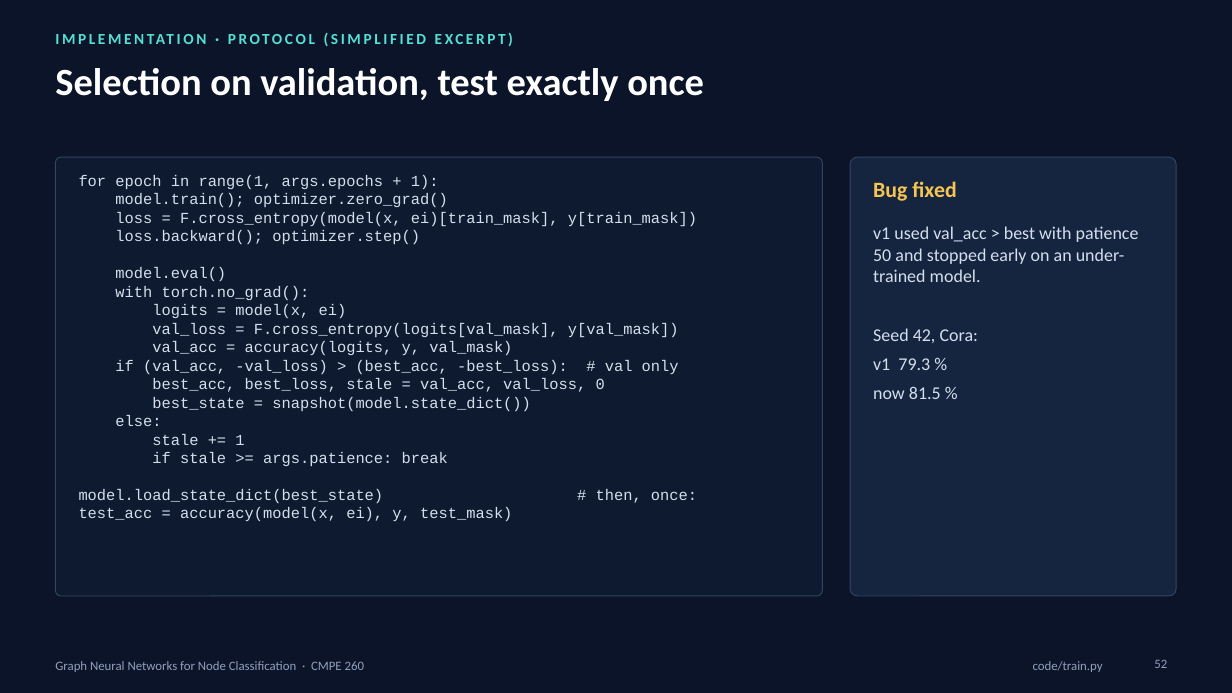
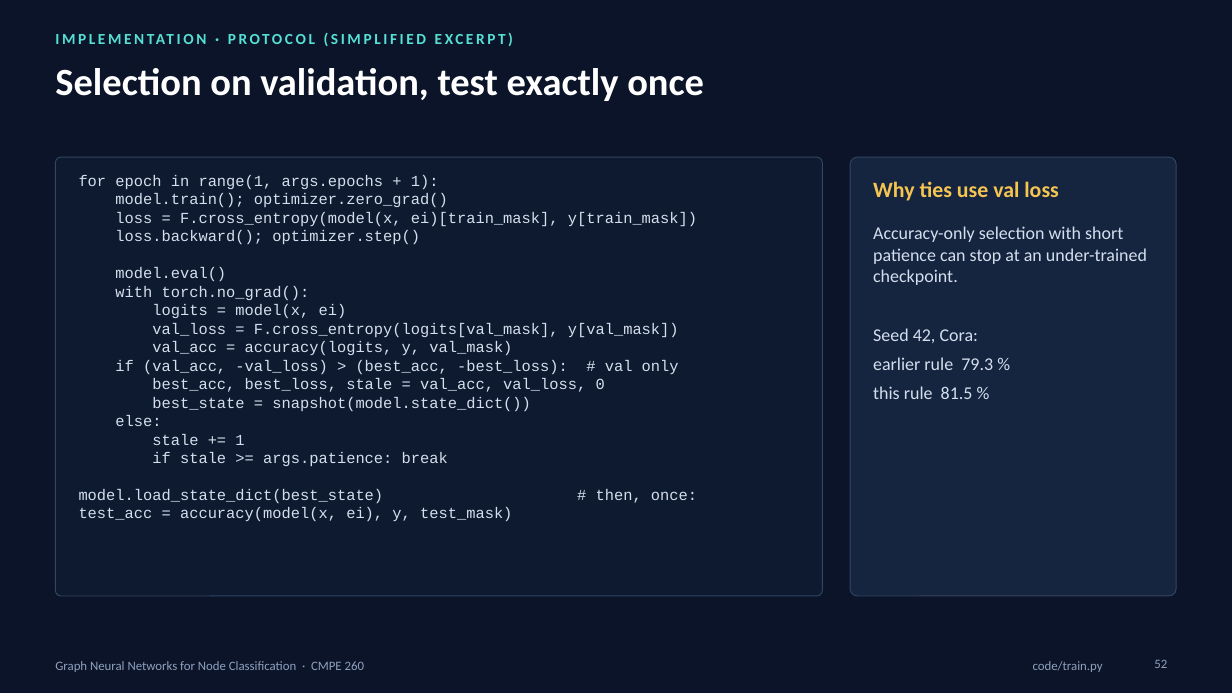
Before and after one commit to DMgaming00/CMPE-260, a slide deck: slide 52 of Project 3/presentation/GNN_Lecture_60_Slides.pptx. Drawn at 1232x693 pixels with LibreOffice and Linux fonts; fonts in the diff are those of the drawing. Boxes give left, top, right and bottom in pixels: in the first picture for what was removed or moved away, otherwise in the second. Text is boxed around its words. In the diff, an @@ line names an element or a change of style, - is before the commit and + after.

```diff
--- a/Project 3/presentation/GNN_Lecture_60_Slides.pptx
+++ b/Project 3/presentation/GNN_Lecture_60_Slides.pptx
@@ text at [873, 181, 1058, 201]: text changed @@
-Bug fixed
+Why ties use val loss
@@ text at [873, 226, 1147, 285]: text changed @@
-v1 used val_acc > best with patience 50 and stopped early on an under-trained model.
+Accuracy-only selection with short patience can stop at an under-trained checkpoint.
@@ text at [873, 357, 993, 399]: text changed @@
-v1 79.3 %
-now 81.5 %
+earlier rule 79.3 %
+this rule 81.5 %
```
Also in this commit, not shown: 22 other slides changed, 7 other files.
